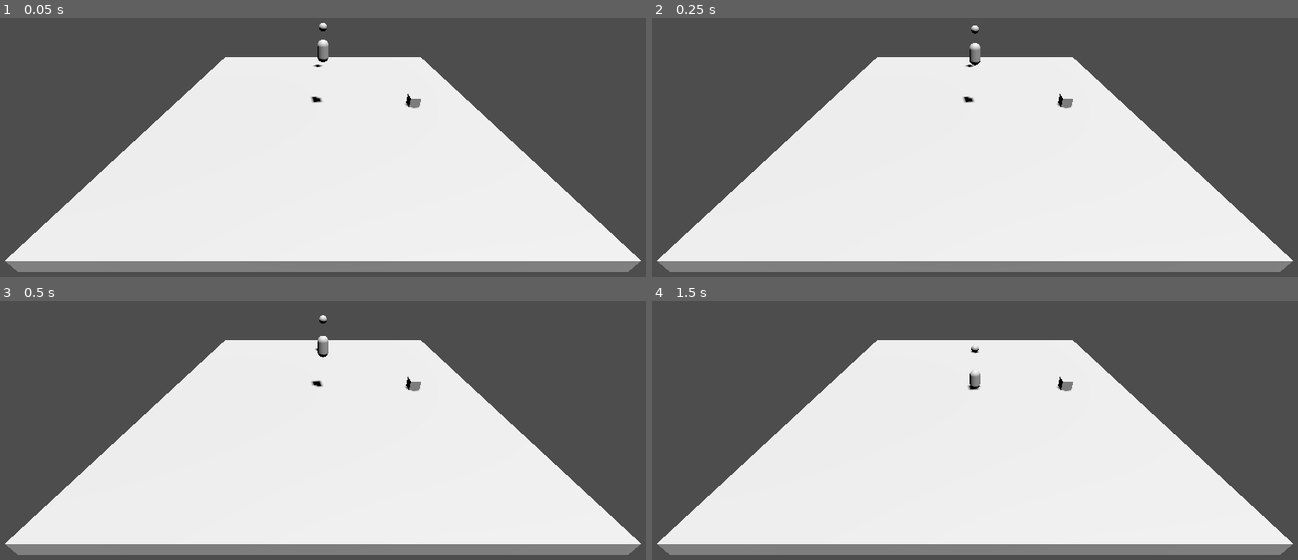
Above: before the commit, frames 1-4 (two rows, left to right).
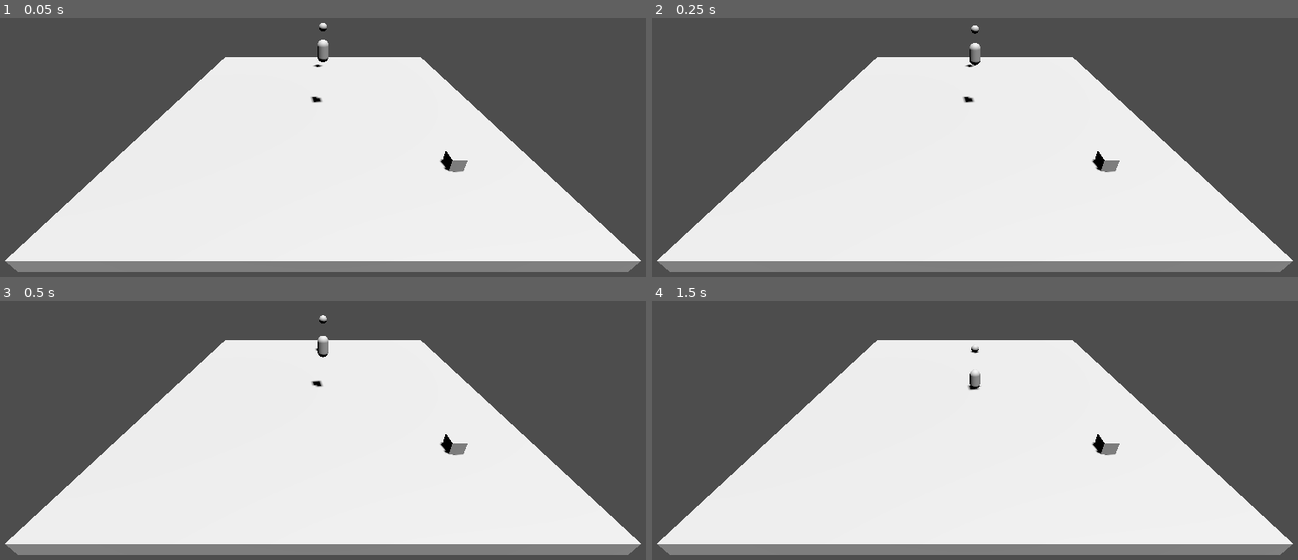
Above: after the commit, the same moments.

Repository: Mxckx9772/dos
Game: Godot game, scene res://main.tscn
The game is run twice, just before and just after one commit, with the same random seed, the same clock (stepped at 60 frames per second) and the same inputs.
Inputs:
- Up to frame 1 (0.05 s): no input
- Up to frame 2 (0.25 s): no input
- Up to frame 3 (0.5 s): no input
- Up to frame 4 (1.5 s): tap Enter at 1.25 s

The runs differ from the first frame. In frame 1, 0.3% of the frame differs, in the area x 62-73%, y 29-60%; in frame 2, 0.3%; in frame 3, 0.3%; in frame 4, 0.3%.

Commit message:
First planning and more structure

Diff:
--- /dev/null
+++ b/environment.gd
@@ -0,0 +1,9 @@
+extends Node
+
+var currentEnvironment: GameEnvironment
+
+func _ready() -> void:
+	GameEnvironment.new()
+
+func getEnvironment() -> GameEnvironment:
+	return currentEnvironment
--- /dev/null
+++ b/game_environment.gd
@@ -0,0 +1,12 @@
+extends Object
+
+class_name GameEnvironment
+
+var kids: Array[Vector2]
+var teacher: Vector2
+var candy: Array[Vector2]
+
+func _init():
+	kids = [Vector2(0, 0)]
+	candy = [Vector2(0, 0)]
+	teacher = Vector2(0, 0)
--- a/main.tscn
+++ b/main.tscn
@@ -1,6 +1,7 @@
-[gd_scene load_steps=5 format=3 uid="uid://bmcapnif4nk2y"]
+[gd_scene load_steps=6 format=3 uid="uid://bmcapnif4nk2y"]
 
-[ext_resource type="PackedScene" uid="uid://0wbuo5g51k3a" path="res://Classroom.tscn" id="1_ndxd6"]
+[ext_resource type="Script" path="res://environment.gd" id="1_dedoq"]
+[ext_resource type="PackedScene" uid="uid://0wbuo5g51k3a" path="res://classroom.tscn" id="1_ndxd6"]
 [ext_resource type="PackedScene" uid="uid://mh7eybemsg8x" path="res://kid.tscn" id="1_pegt1"]
 [ext_resource type="PackedScene" uid="uid://bp2igvvldfdq4" path="res://teacher.tscn" id="2_dfl5x"]
 [ext_resource type="PackedScene" uid="uid://coetk3tws4bx3" path="res://candy.tscn" id="4_4a0si"]
@@ -16,6 +17,7 @@
 shadow_enabled = true
 
 [node name="Environment" type="Node" parent="."]
+script = ExtResource("1_dedoq")
 
 [node name="Classroom" parent="." instance=ExtResource("1_ndxd6")]
 
@@ -26,4 +28,4 @@
 transform = Transform3D(1, 0, 0, 0, 1, 0, 0, 0, 1, 10, 5, 0)
 
 [node name="Candy" parent="." instance=ExtResource("4_4a0si")]
-transform = Transform3D(1, 0, 0, 0, 1, 0, 0, 0, 1, 0, 0, 9)
+transform = Transform3D(1, 0, 0, 0, 1, 0, 0, 0, 1, -8.7139, 0, 9)
Not shown, added: Planning.txt
